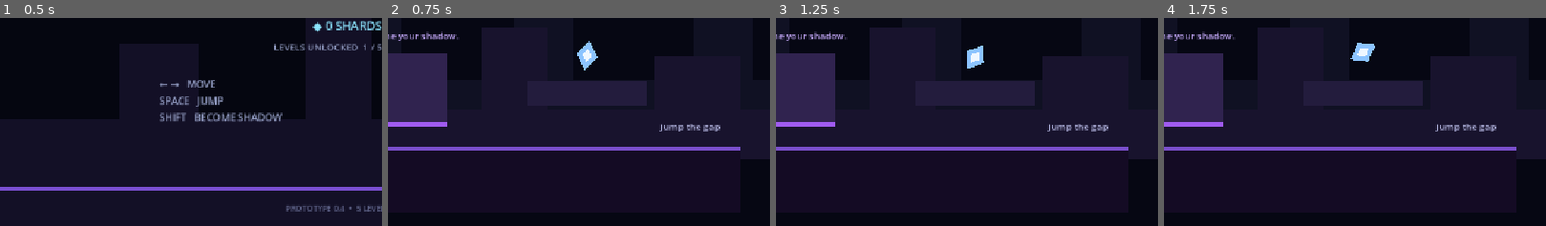
Above: before the commit, frames 1-4 (left to right).
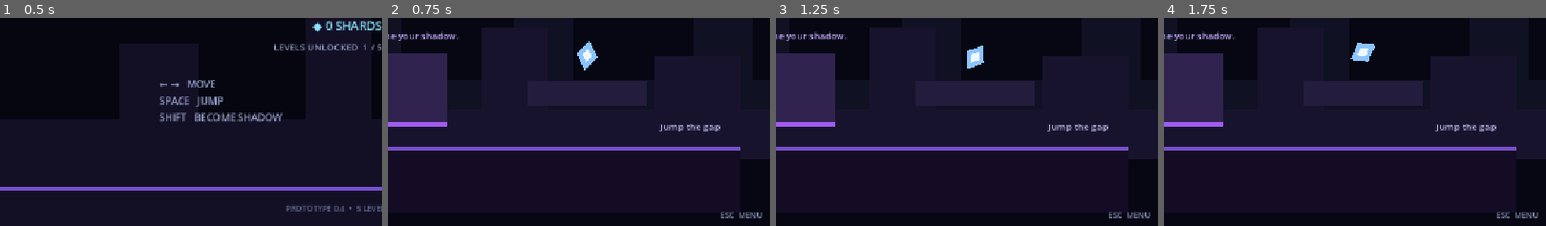
Above: after the commit, the same moments.

Repository: Yass29/shadow-run
Game: Godot game, scene res://main_menu.tscn
Two runs of this game, one before a commit and one after it. Both use one fixed random seed, a clock stepped at 60 frames per second and the inputs below.
Inputs:
- Up to frame 1 (0.5 s): no input
- Up to frame 2 (0.75 s): click "CONTINUE LEVEL 01" at 0.5 s
- Up to frame 3 (1.25 s): no input
- Up to frame 4 (1.75 s): tap Enter (ui_accept) at 1.25, 1.52 s; hold Right (ui_right) from 1.28 s (still down); tap R at 1.35 s
The pictures show only the part of the screen within x 45-95%, y 47-97%; the shares and areas given below are measured in that part.

Frame 1 is identical in both runs. In frame 2, 0.2% of the frame differs, in the area x 87-98%, y 93-97%; in frame 3, 0.2%; in frame 4, 0.2%.

Commit message:
Enable global pause menu

Diff:
--- a/project.godot
+++ b/project.godot
@@ -18,6 +18,7 @@
 [autoload]
 
 GameState="*res://game_state.gd"
+PauseManager="*res://pause_manager.gd"
 
 [display]
 
